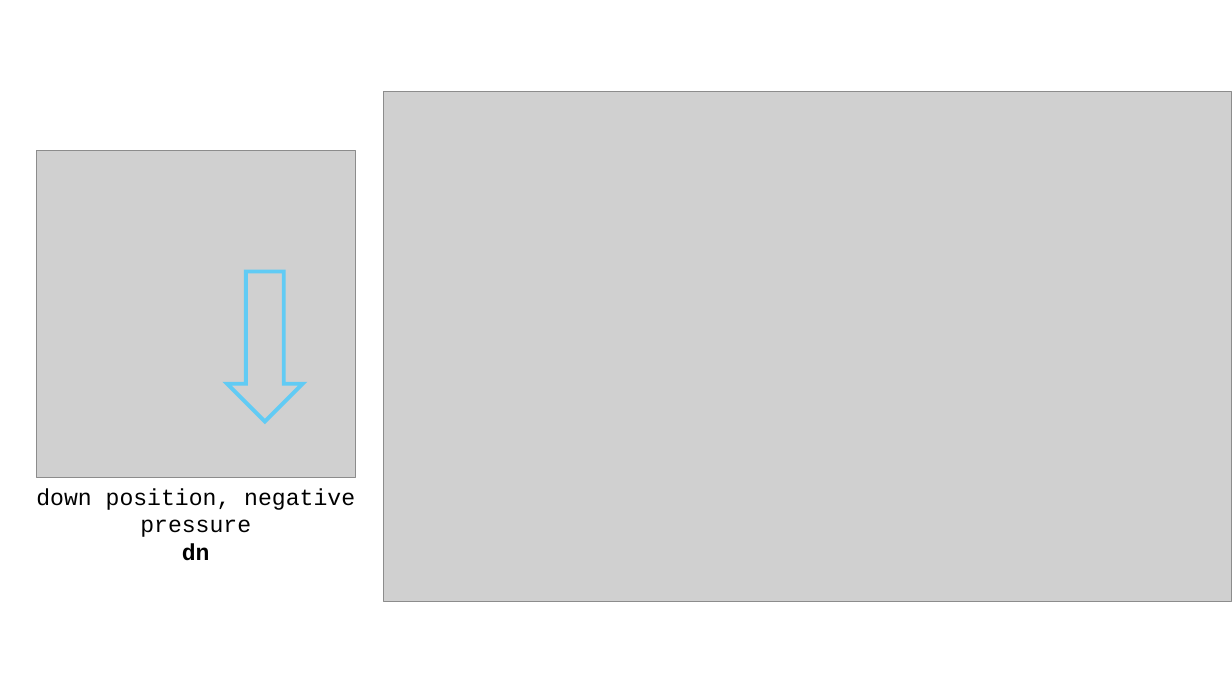
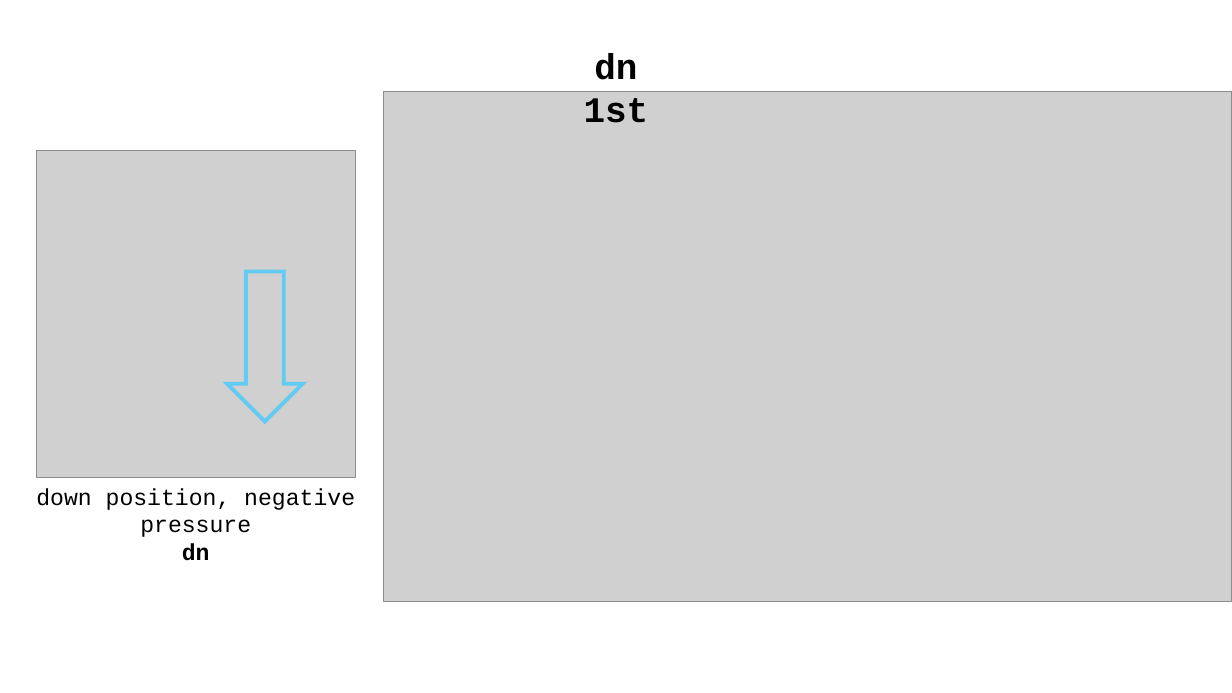
Before and after one commit to OJS56/SoftGripper, a slide deck: slide 3 of Soft_Finger_0731.pptx. Drawn at 1232x693 pixels with LibreOffice and Linux fonts; fonts in the diff are those of the drawing; grey boxes stand for pictures. Boxes give left, top, right and bottom in pixels: in the first picture for what was removed or moved away, otherwise in the second. Text is boxed around its words. In the diff, an @@ line names an element or a change of style, - is before the commit and + after.

```diff
--- a/Soft_Finger_0731.pptx
+++ b/Soft_Finger_0731.pptx
@@ text added at [584,54,649,123], 28 pt, text #000000, bold @@
+dn 1st
```
Also in this commit, not shown: 5 other slides changed, 1 slide added, 1 slide removed.
